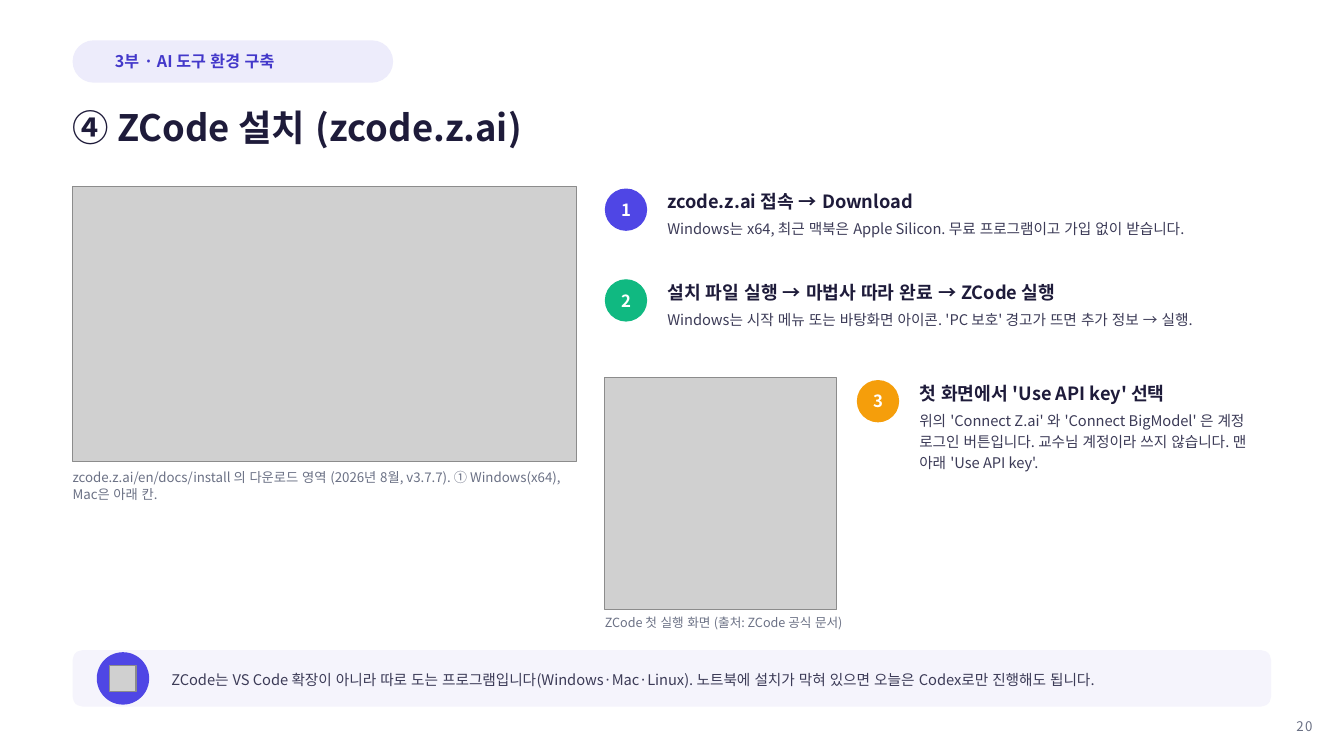
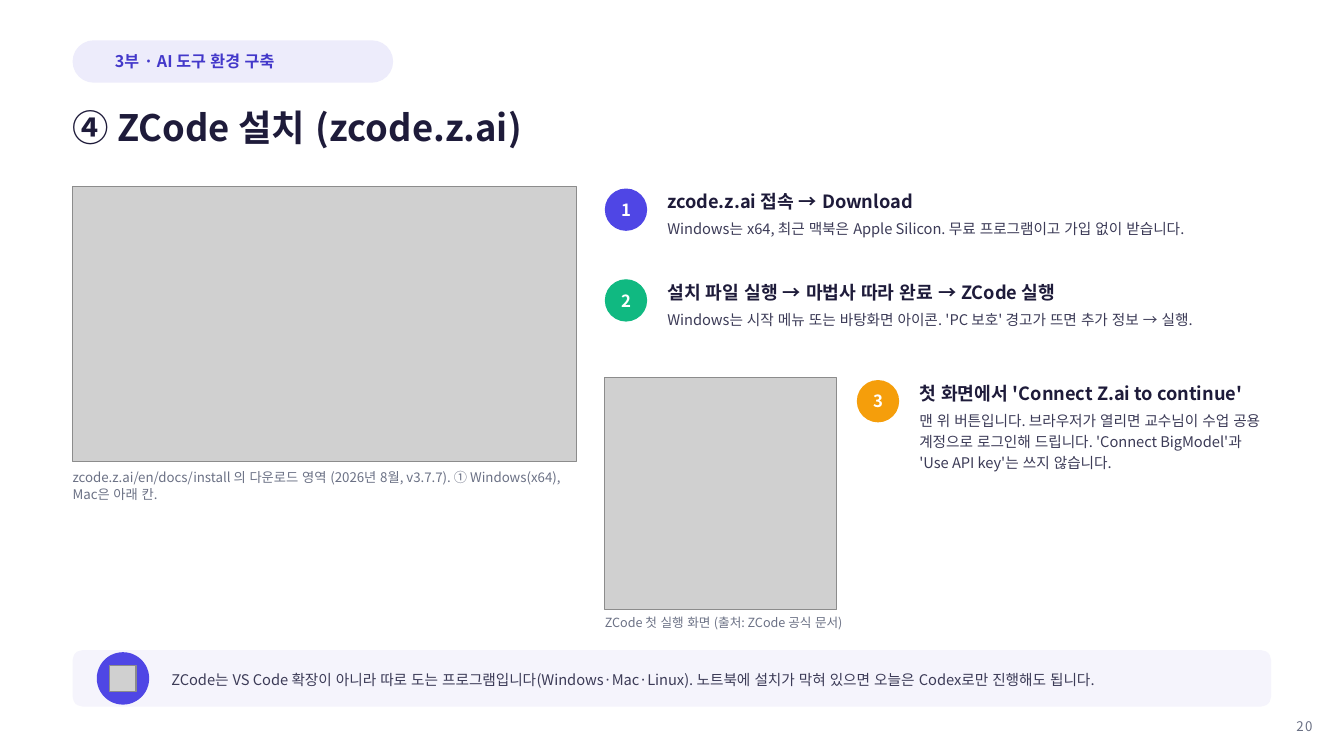
Before and after one commit to Sangdon-Park/Sangdon-Park.github.io, a slide deck: slide 20 of data/생성형 AI 소프트웨어공학/생성형AI소프트웨어공학_2강.pptx. Drawn at 1344x756 pixels with LibreOffice and Linux fonts; fonts in the diff are those of the drawing; grey boxes stand for pictures; background and template pictures are left out. Boxes give left, top, right and bottom in pixels: in the first picture for what was removed or moved away, otherwise in the second. Text is boxed around its words. In the diff, an @@ line names an element or a change of style, - is before the commit and + after.

```diff
--- a/data/생성형 AI 소프트웨어공학/생성형AI소프트웨어공학_2강.pptx
+++ b/data/생성형 AI 소프트웨어공학/생성형AI소프트웨어공학_2강.pptx
@@ text at (919, 384, 1242, 402): text changed @@
-첫 화면에서 'Use API key' 선택
+첫 화면에서 'Connect Z.ai to continue'
@@ text at (919, 414, 1260, 472): text changed @@
-위의 'Connect Z.ai' 와 'Connect BigModel' 은 계정 로그인 버튼입니다. 교수님 계정이라 쓰지 않습니다. 맨 아래 'Use API key'.
+맨 위 버튼입니다. 브라우저가 열리면 교수님이 수업 공용 계정으로 로그인해 드립니다. 'Connect BigModel'과 'Use API key'는 쓰지 않습니다.
```
Also in this commit, not shown: 8 other slides changed, 13 other files.
